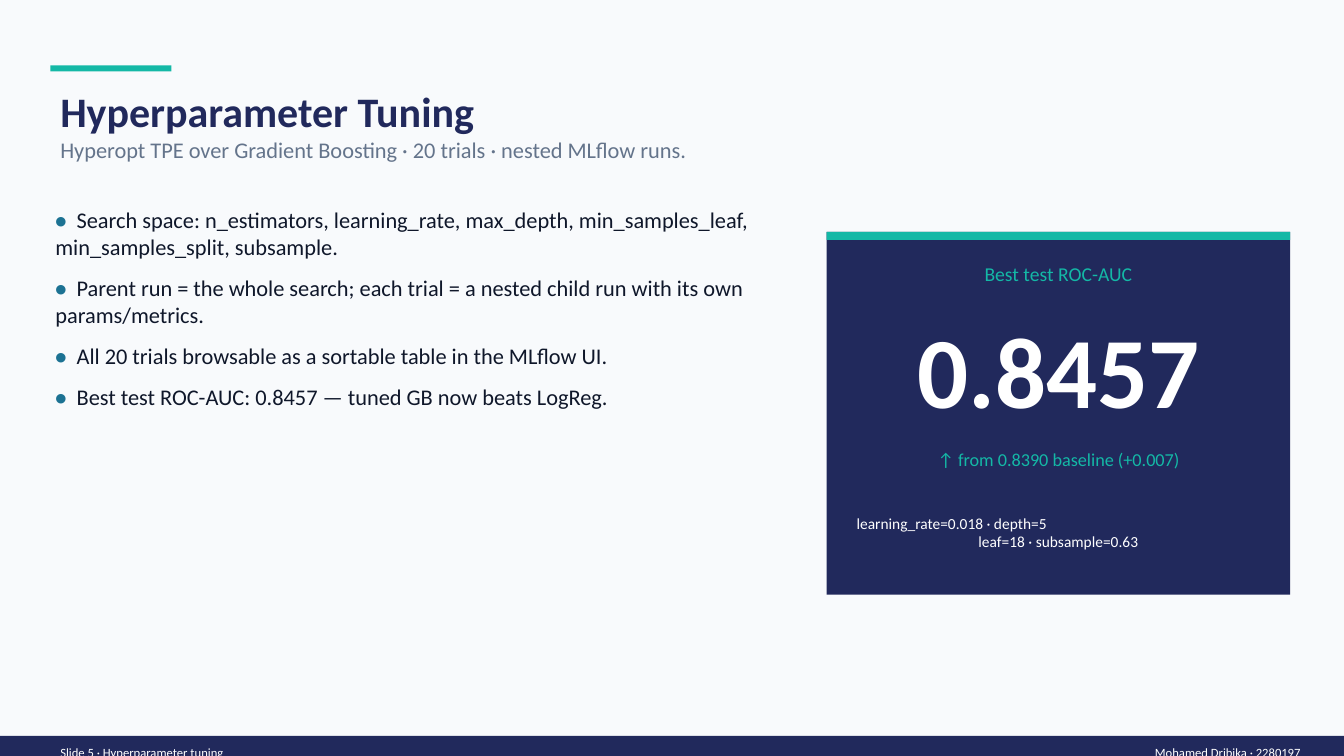
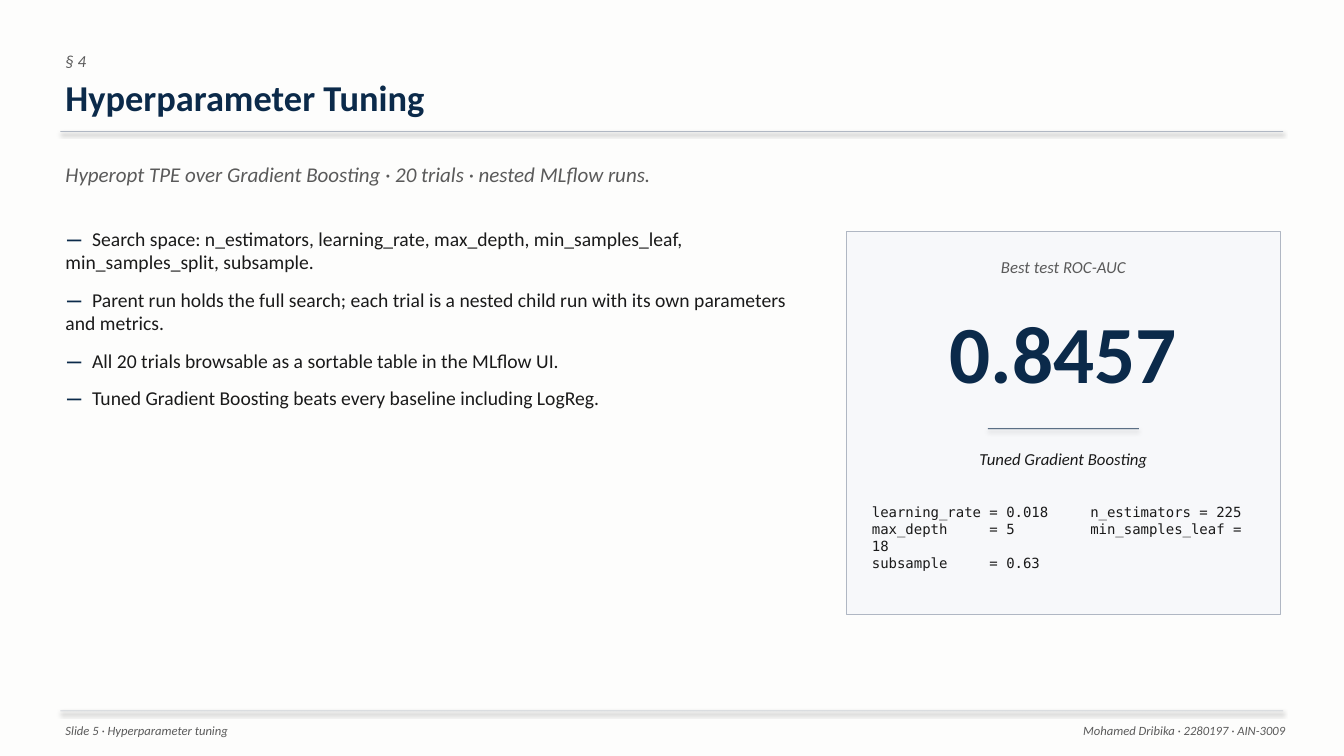
Before and after one commit to mohameddribika/mlops_project, a slide deck: slide 5 of reports/presentation.pptx. Drawn at 1344x756 pixels with LibreOffice and Linux fonts; fonts in the diff are those of the drawing. Boxes give left, top, right and bottom in pixels: in the first picture for what was removed or moved away, otherwise in the second. Text is boxed around its words. In the diff, an @@ line names an element or a change of style, - is before the commit and + after.

Commit message:
Restyle presentation to match academic report
Reworked all 10 slides to the same restrained academic style as the
written report:

  - Cream-white background (was bright/dark navy mix)
  - Deep navy (#0B2A4A) used only as a single accent — headings, table
    headers, and one stat highlight. No more teal/coral gradients
  - Formal title slide: institution → faculty → department block, then
    centred title with thin navy rule, then a right-aligned label / value
    course-info block matching the report cover
  - Each content slide opens with a small "§ N" section marker, the
    title, and a thin horizontal rule — Beamer-style
  - Em-dash bullet markers ("—") instead of round dots — academic look
  - Subtle light-grey cards (was bright white) with hairline borders
  - Code blocks: light grey background, navy heading label
  - Drift-monitoring table now uses hairline row separators, no fills
    except a single subtle alternate row — academic table convention
  - Q&A panel: navy bar with italic 'Questions & discussion' (was a
    big shouting 'Q & A' panel)
  - Consistent footer: thin rule, slide number / title left, author info
    right, both in italic muted grey

```diff
--- a/reports/presentation.pptx
+++ b/reports/presentation.pptx
@@ rectangle at (x1=0, y1=0, x2=1344, y2=756): fill #F8FAFC to #FDFDFC @@
@@ text added at (x1=78, y1=56, x2=86, y2=67), 12 pt, text #5A5A5A, italic @@
+§ 4
@@ rectangle removed at (x1=50, y1=66, x2=171, y2=72) @@
@@ text "Hyperparameter Tuning" moved from (x1=60, y1=97, x2=474, y2=134) to (x1=65, y1=85, x2=424, y2=117) @@
@@ text "Hyperparameter Tuning" at (x1=65, y1=85, x2=424, y2=117): size 30 to 26 pt, text colour #21295C to #0B2A4A @@
@@ rectangle added at (x1=60, y1=131, x2=1284, y2=132), fill #B0B7C3 @@
@@ text "Hyperopt TPE over Gradient Boosting ..." moved from (x1=60, y1=142, x2=686, y2=162) to (x1=65, y1=167, x2=650, y2=186) @@
@@ text "Hyperopt TPE over Gradient Boosting ..." at (x1=65, y1=167, x2=650, y2=186): size 16 to 15 pt, text colour #64748B to #5A5A5A, italic on @@
@@ text at (x1=65, y1=232, x2=785, y2=409): text changed; size 16 to 14 pt; text colour #0F172A to #1A1A1A @@
-• Search space: n_estimators, learning_rate, max_depth, min_samples_leaf, min_samples_split, subsample.
-• Parent run = the whole search; each trial = a nested child run with its own params/metrics.
-• All 20 trials browsable as a sortable table in the MLflow UI.
-• Best test ROC-AUC: 0.8457 — tuned GB now beats LogReg.
+— Search space: n_estimators, learning_rate, max_depth, min_samples_leaf, min_samples_split, subsample.
+— Parent run holds the full search; each trial is a nested child run with its own parameters and metrics.
+— All 20 trials browsable as a sortable table in the MLflow UI.
+— Tuned Gradient Boosting beats every baseline including LogReg.
@@ rectangle removed at (x1=827, y1=232, x2=1291, y2=240) @@
@@ rectangle resized from (x1=827, y1=232, x2=1291, y2=595) to (x1=847, y1=232, x2=1280, y2=615) @@
@@ rectangle at (x1=847, y1=232, x2=1280, y2=615): fill #21295C to #F7F8FA; outline none to #B0B7C3 0.5 pt @@
@@ text "Best test ROC-AUC" at (x1=1001, y1=262, x2=1126, y2=273): size 14 to 12 pt, text colour #14B8A6 to #5A5A5A, italic on @@
@@ text "0.8457" moved from (x1=917, y1=338, x2=1199, y2=409) to (x1=950, y1=327, x2=1177, y2=384) @@
@@ text "0.8457" at (x1=950, y1=327, x2=1177, y2=384): size 72 to 58 pt, text colour #FFFFFF to #0B2A4A @@
@@ rectangle added at (x1=988, y1=429, x2=1139, y2=430), fill #0B2A4A @@
@@ text removed at (x1=958, y1=453, x2=1179, y2=468) @@
-↑ from 0.8390 baseline (+0.007)
@@ text added at (x1=979, y1=453, x2=1147, y2=468), 12 pt, text #1A1A1A, italic @@
+Tuned Gradient Boosting
@@ text at (x1=872, y1=506, x2=1048, y2=571): text changed; size 11 to 10 pt; font Calibri to DejaVu Sans Mono; text colour #FFFFFF to #1A1A1A @@
-learning_rate=0.018 · depth=5
-leaf=18 · subsample=0.63
+learning_rate = 0.018 n_estimators = 225
+max_depth = 5 min_samples_leaf = 18
+subsample = 0.63
@@ text "Slide 5 · Hyperparameter tuning" moved from (x1=50, y1=737, x2=655, y2=755) to (x1=65, y1=726, x2=228, y2=737) @@
@@ text "Slide 5 · Hyperparameter tuning" at (x1=65, y1=726, x2=228, y2=737): text colour #FFFFFF to #5A5A5A, italic on @@
@@ rectangle resized from (x1=0, y1=736, x2=1344, y2=756) to (x1=60, y1=711, x2=1284, y2=712) @@
@@ rectangle at (x1=60, y1=711, x2=1284, y2=712): fill #21295C to #B0B7C3; shadow on @@
@@ text at (x1=1083, y1=726, x2=1285, y2=735): text changed; text colour #FFFFFF to #5A5A5A; italic on @@
-Mohamed Dribika · 2280197
+Mohamed Dribika · 2280197 · AIN-3009
```
Also in this commit, not shown: 9 other slides changed.
